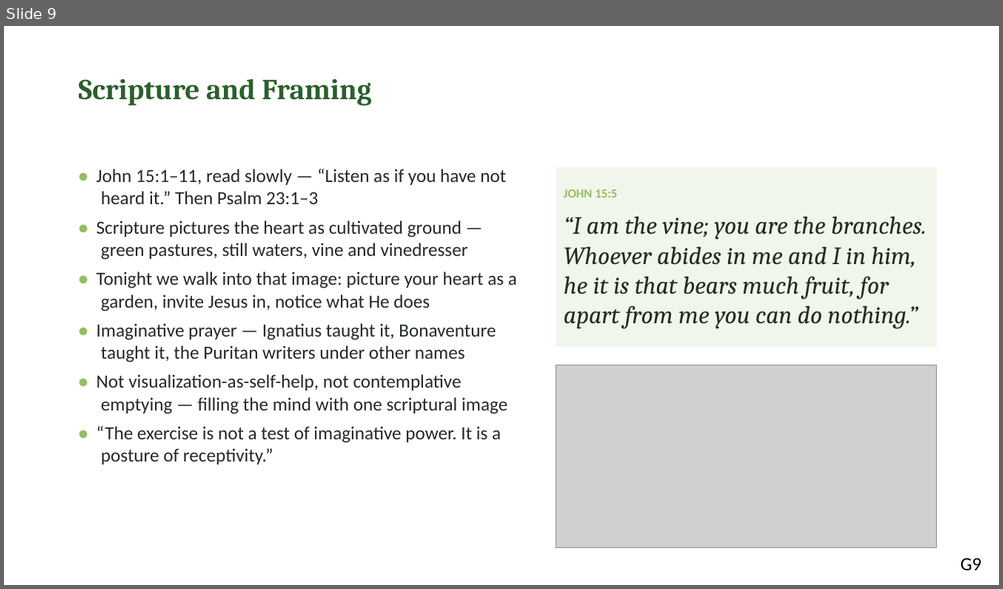
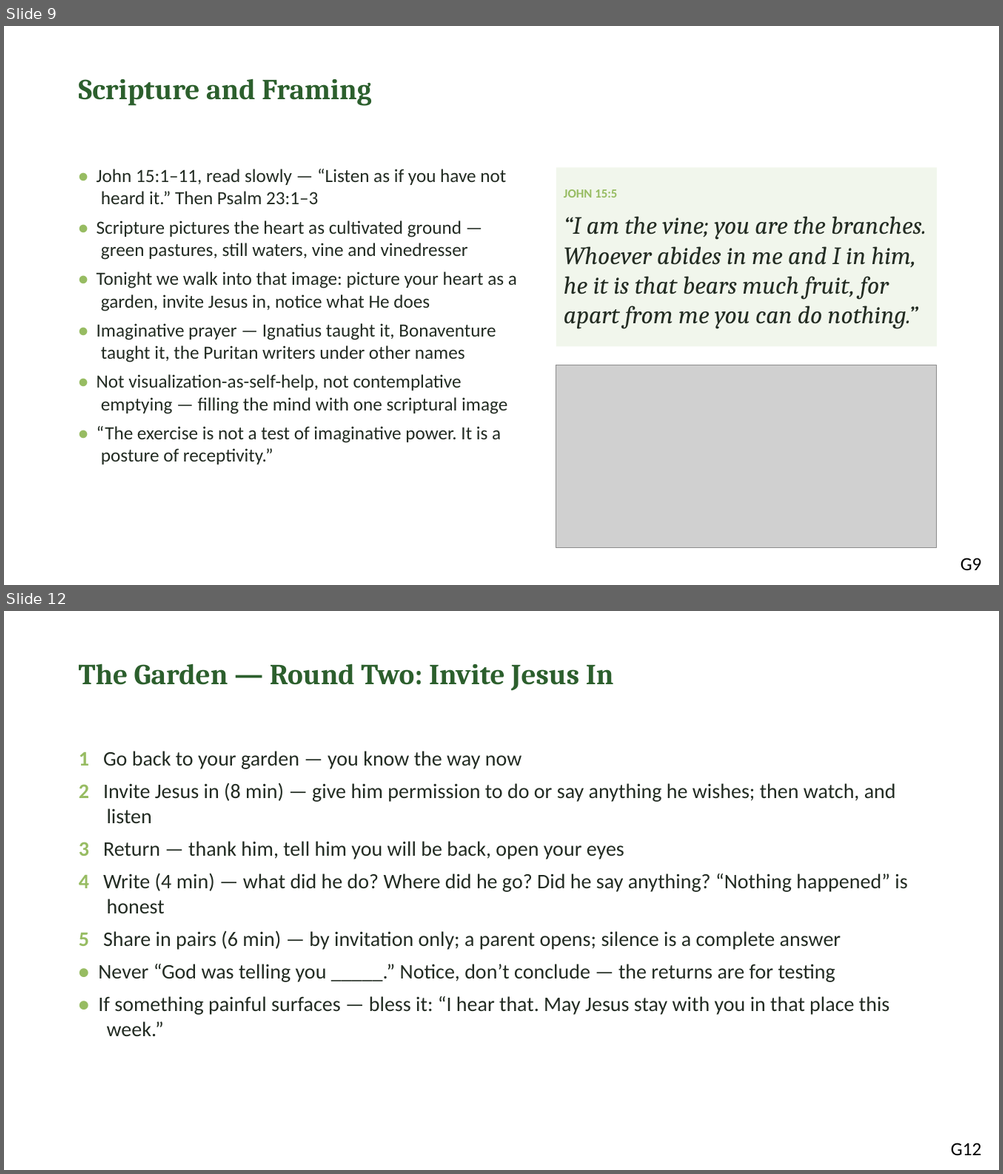
Before and after one commit to jgtittle-ministries/fellowship-of-the-heart-pilot-at-cca-dev, a slide deck: _implementation-notes/evening-series/FotH Evening Session 9-10 Combined Slides DRAFT v1.pptx. Shown one above the other, each under a label of ours: slide 9 before the commit, slides 9 and 12 after it; the slides between them are not shown. The pictures are 1003x589 and 1003x1174 pixels, drawn with LibreOffice and Linux fonts; fonts in the diff are those of the drawing; grey boxes stand for pictures. Boxes give left, top, right and bottom in pixels: in the first picture for what was removed or moved away, otherwise in the second. Text is boxed around its words. In the diff, an @@ line names an element or a change of style, - is before the commit and + after.

```diff
--- a/_implementation-notes/evening-series/FotH Evening Session 9-10 Combined Slides DRAFT v1.pptx
+++ b/_implementation-notes/evening-series/FotH Evening Session 9-10 Combined Slides DRAFT v1.pptx
@@ slide 12 added at [4, 611, 999, 1170], background #FFFFFF @@
@@ text added at [79, 664, 614, 691], 28 pt, text #2C5F2D, bold @@
+The Garden — Round Two: Invite Jesus In
@@ text added at [79, 751, 907, 1037], 20 pt, text #222B22 @@
+1 Go back to your garden — you know the way now
+2 Invite Jesus in (8 min) — give him permission to do or say anything he wishes; then watch, and listen
+3 Return — thank him, tell him you will be back, open your eyes
+4 Write (4 min) — what did he do? Where did he go? Did he say anything? “Nothing happened” is honest
+5 Share in pairs (6 min) — by invitation only; a parent opens; silence is a complete answer
+• Never “God was telling you _____.” Notice, don’t conclude — the returns are for testing
+• If something painful surfaces — bless it: “I hear that. May Jesus stay with you in that place this week.”
@@ text added at [950, 1143, 981, 1156], 18 pt, text #000000 @@
+G12
```
Also in this commit, not shown: 9 slides changed, 7 other files.
